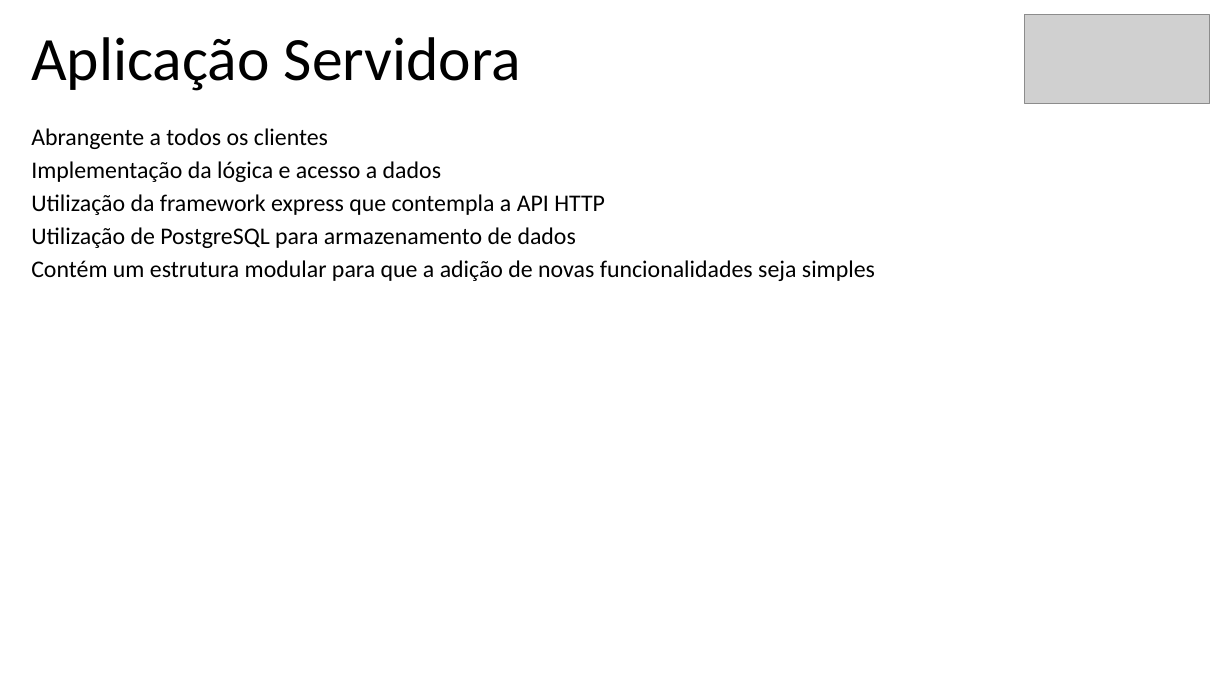
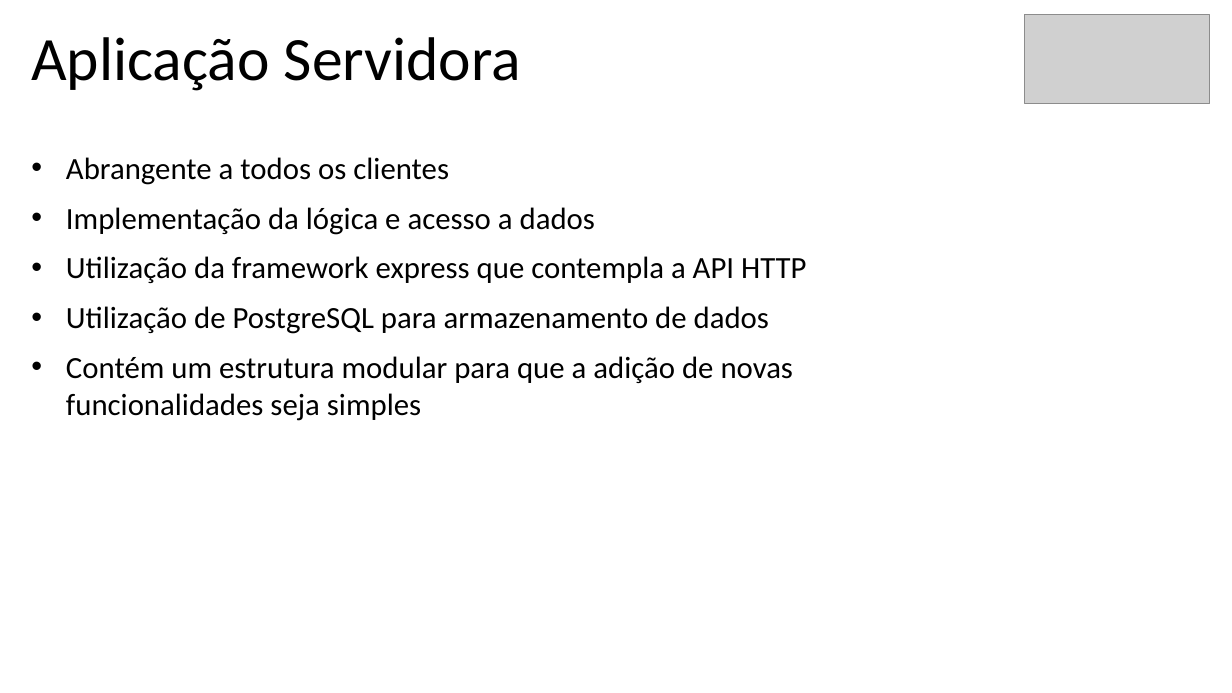
Before and after one commit to BernardoFMF/surf-management-app, a slide deck: slide 6 of docs/demonstracao-progresso.pptx. Drawn at 1232x693 pixels with LibreOffice and Linux fonts; fonts in the diff are those of the drawing; grey boxes stand for pictures. Boxes give left, top, right and bottom in pixels: in the first picture for what was removed or moved away, otherwise in the second. Text is boxed around its words. In the diff, an @@ line names an element or a change of style, - is before the commit and + after.

```diff
--- a/docs/demonstracao-progresso.pptx
+++ b/docs/demonstracao-progresso.pptx
@@ subtitle "Abrangente a todos os clientes": place and size @@
-subtitle "Abrangente a todos os clientes" at [31,128,875,281]
+subtitle "Abrangente a todos os clientes" at [66,157,806,421]
@@ subtitle "Abrangente a todos os clientes" at [66,157,806,421]: size 18.6 to 24 pt; bullet none to •; line spacing 0.7 to 1 @@
```
Also in this commit, not shown: 6 other slides changed, 8 other files.
